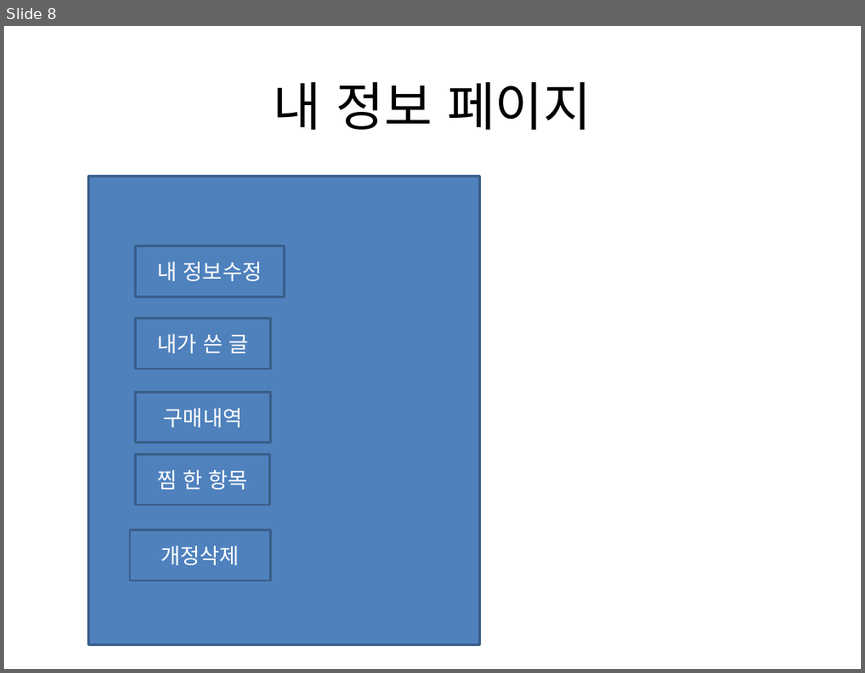
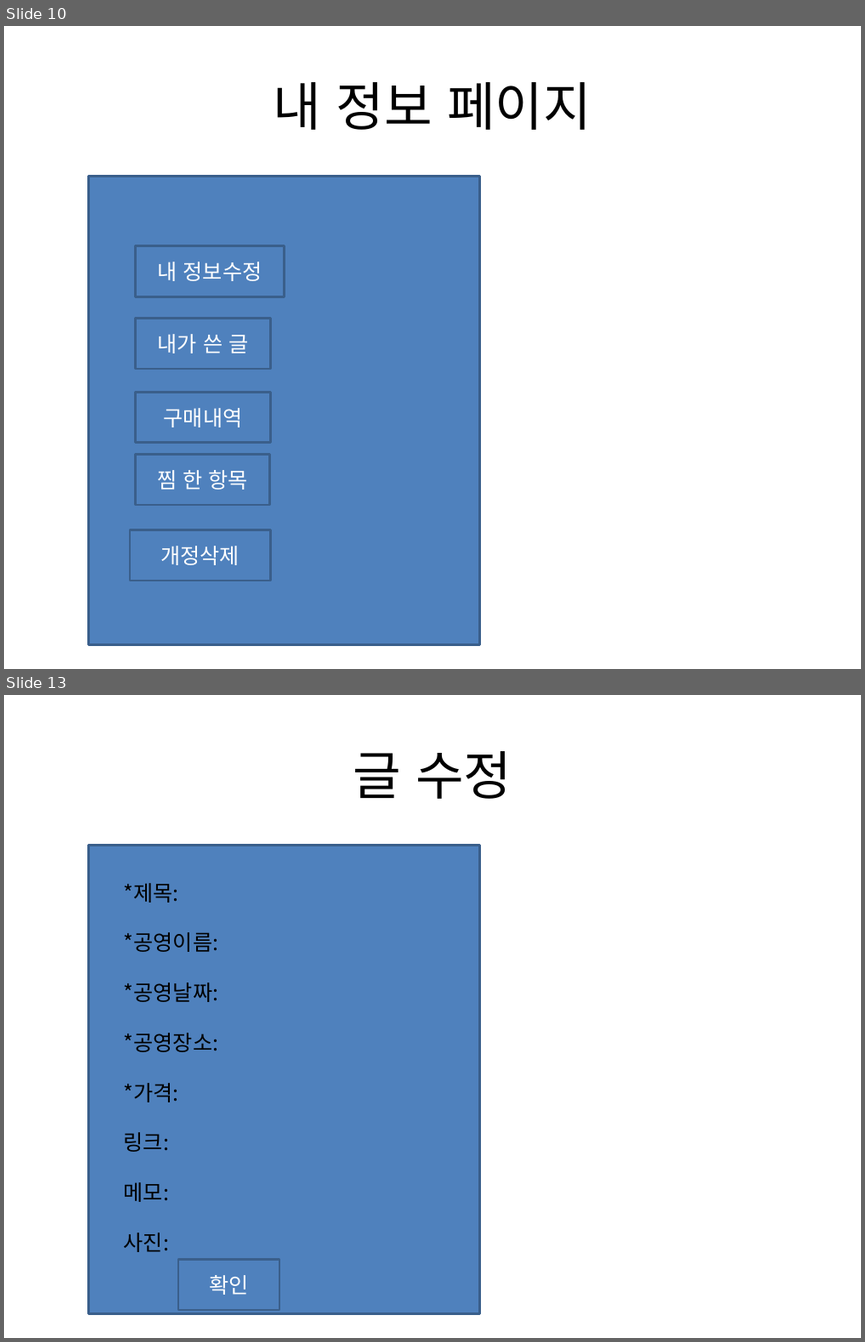
Before and after one commit to sunho7376/Tservice, a slide deck: 애플리케이션design.pptx. Shown one above the other, each under a label of ours: slide 8 before the commit, slides 10 and 13 after it; the slides between them are not shown. The pictures are 865x673 and 865x1342 pixels, drawn with LibreOffice and Linux fonts; fonts in the diff are those of the drawing. Boxes give left, top, right and bottom in pixels: in the first picture for what was removed or moved away, otherwise in the second. Text is boxed around its words. In the diff, an @@ line names an element or a change of style, - is before the commit and + after.

Commit message:
로직 수정 미완성

```diff
--- a/애플리케이션design.pptx
+++ b/애플리케이션design.pptx
@@ slide 13 added at bbox=[4, 695, 861, 1338], background #FFFFFF @@
@@ title added at bbox=[352, 751, 511, 799], 44 pt, text #000000 @@
+글 수정
@@ rectangle added at bbox=[88, 845, 479, 1313], fill #4F81BD, outline #3A5F8C 2 pt @@
@@ text added at bbox=[124, 883, 179, 902], 18 pt, text #000000 @@
+*제목:
@@ text added at bbox=[124, 932, 219, 952], 18 pt, text #000000 @@
+*공영이름:
@@ text added at bbox=[124, 982, 219, 1002], 18 pt, text #000000 @@
+*공영날짜:
@@ text added at bbox=[124, 1032, 219, 1052], 18 pt, text #000000 @@
+*공영장소:
@@ text added at bbox=[124, 1083, 179, 1102], 18 pt, text #000000 @@
+*가격:
@@ text added at bbox=[124, 1132, 169, 1151], 18 pt, text #000000 @@
+링크:
@@ text added at bbox=[124, 1182, 169, 1202], 18 pt, text #000000 @@
+메모:
@@ text added at bbox=[124, 1232, 169, 1252], 18 pt, text #000000 @@
+사진:
@@ rectangle added at bbox=[178, 1259, 279, 1310], fill #4F81BD, outline #3A5F8C 2 pt, 18 pt, text #FFFFFF @@
+확인
@@ what was slide 8 is now slide 10 @@
```
Also in this commit, not shown: 10 slides changed, 3 other slides added.
